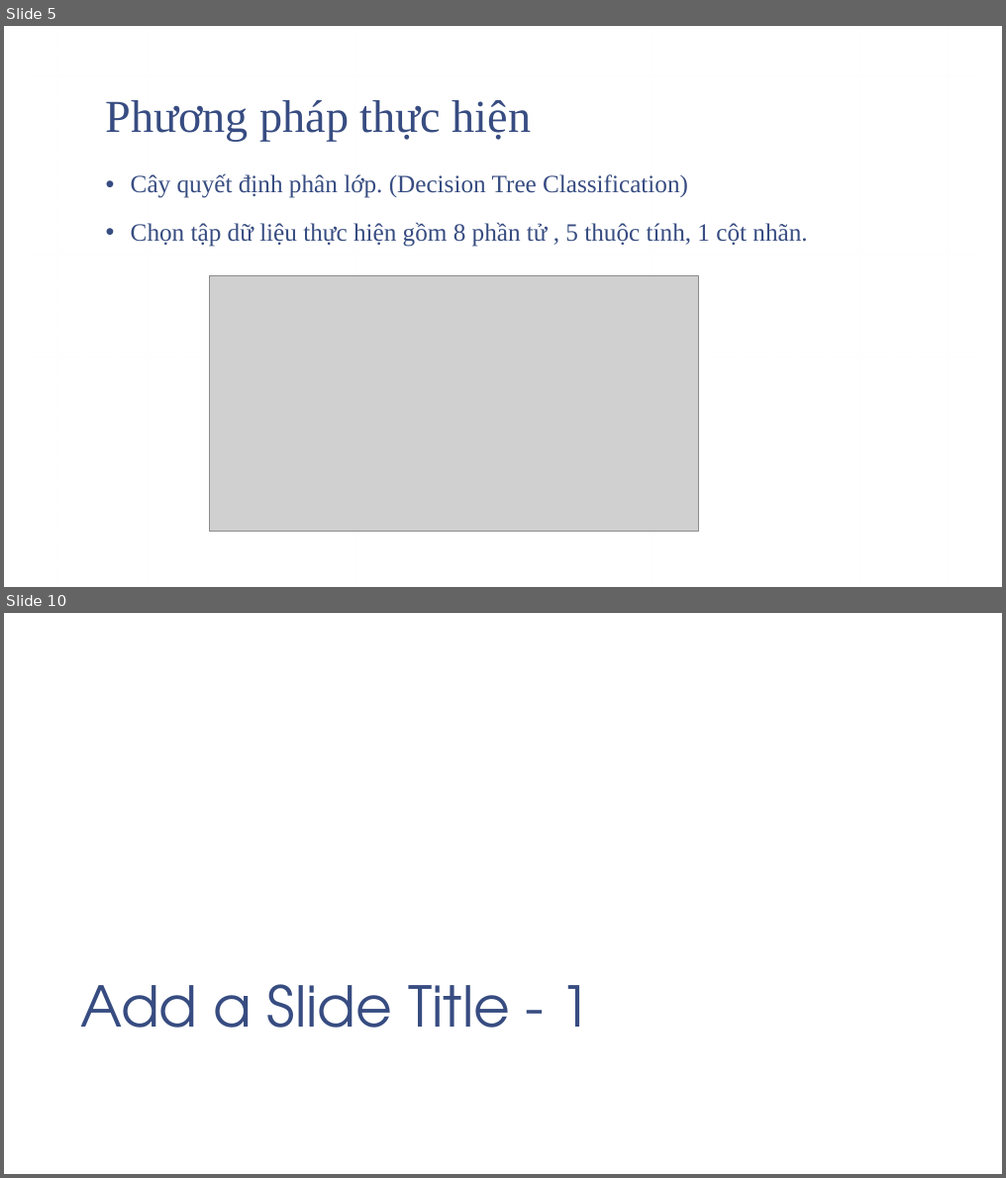
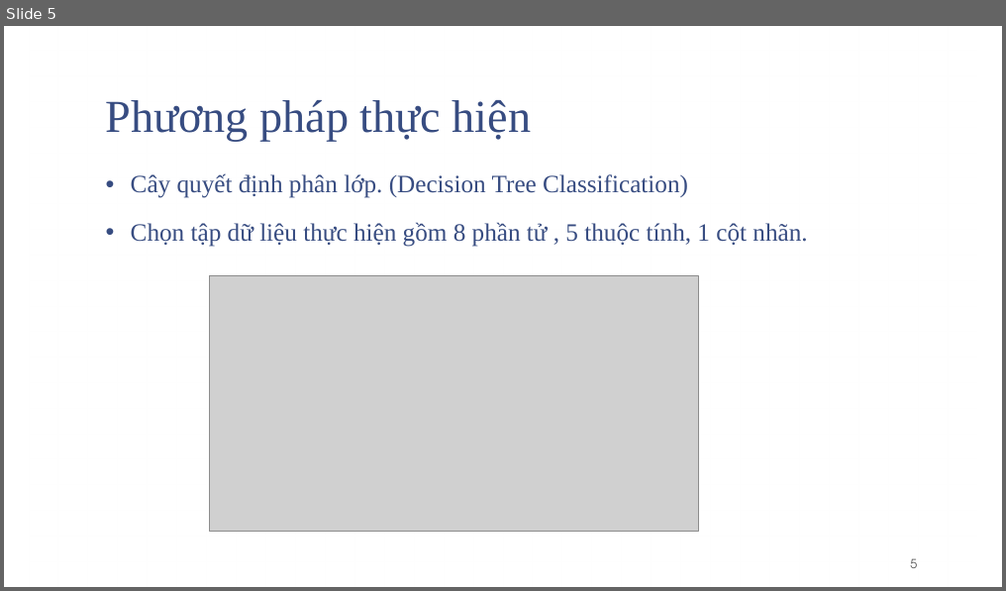
Before and after one commit to trungcpag/machine-CTU, a slide deck: report.pptx. Shown one above the other, each under a label of ours: slides 5 and 10 before the commit, slide 5 after it; the slides between them are not shown. The pictures are 1006x1178 and 1006x591 pixels, drawn with LibreOffice and Linux fonts; fonts in the diff are those of the drawing; grey boxes stand for pictures; background and template pictures are left out. Boxes give left, top, right and bottom in pixels: in the first picture for what was removed or moved away, otherwise in the second. Text is boxed around its words. In the diff, an @@ line names an element or a change of style, - is before the commit and + after.

```diff
--- a/report.pptx
+++ b/report.pptx
@@ slide 10 removed at (4,613,1002,1174), background picture (left out) @@
@@ title removed at (80,984,591,1028) @@
-Add a Slide Title - 1
@@ slide 5 changed as well @@
@@ page number added at (910,559,917,569), 12 pt, text #595959 @@
+5
```
Also in this commit, not shown: 8 other slides changed, 2 slides added, 1 other slide removed.
